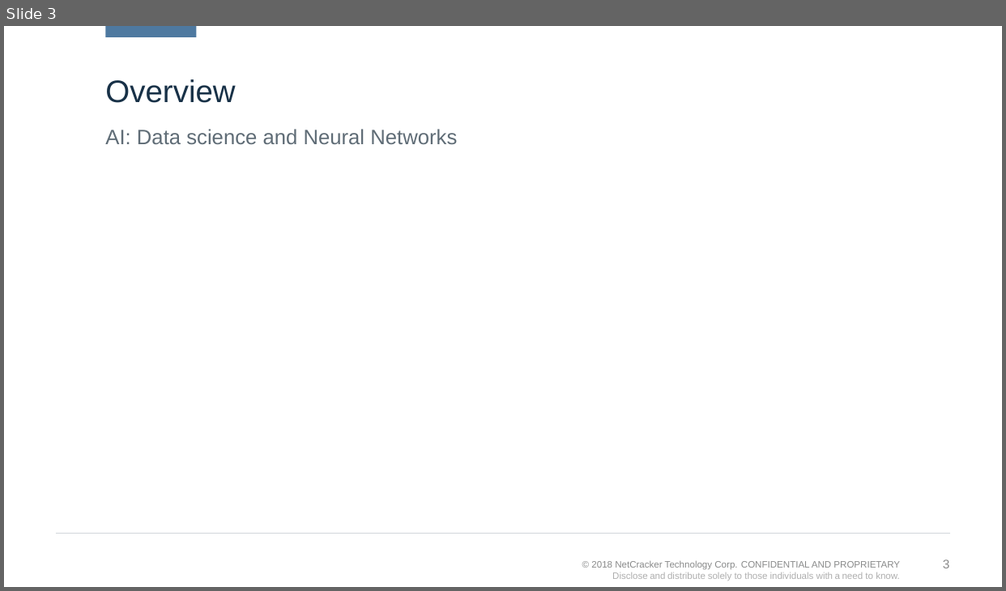
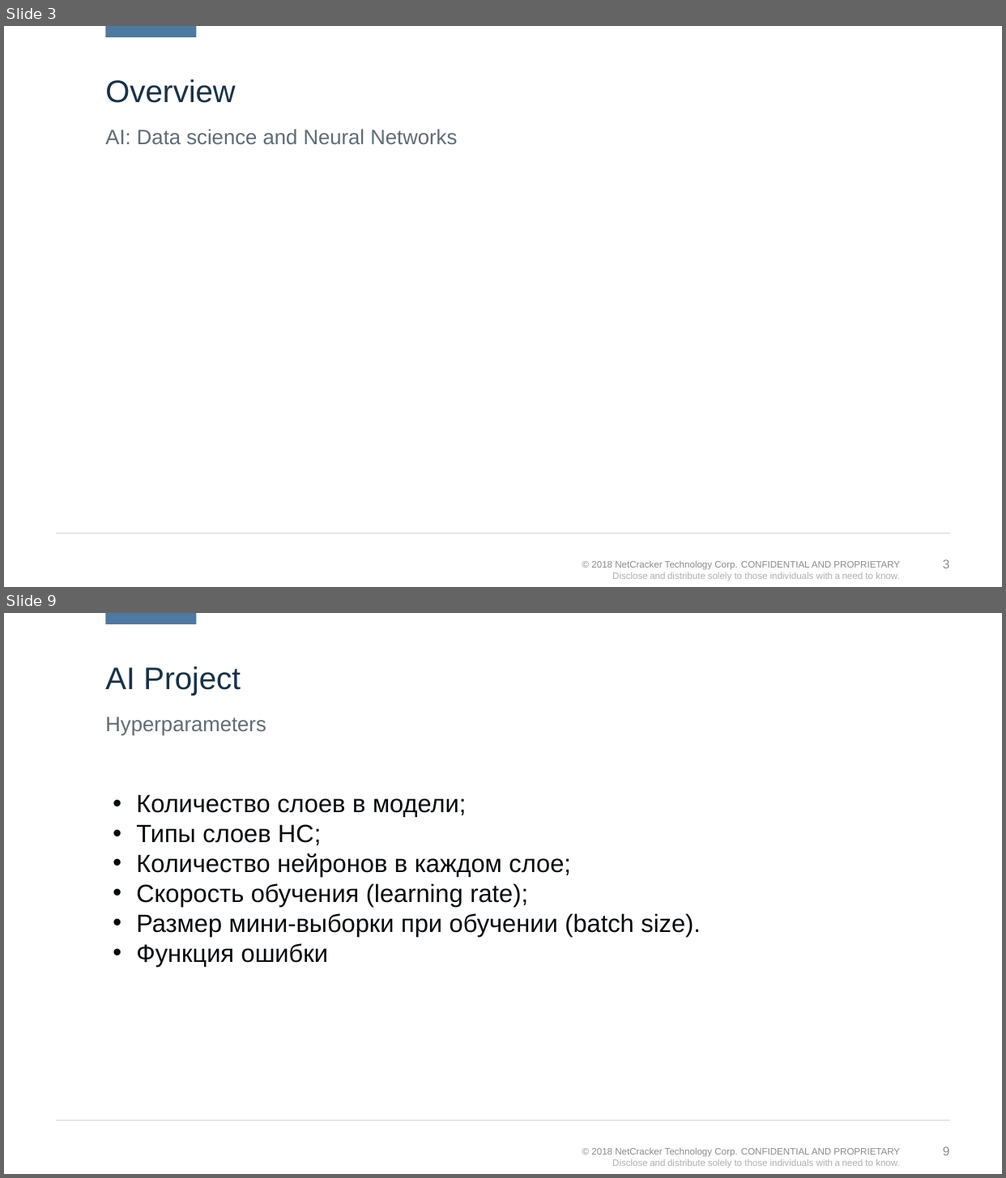
Before and after one commit to kvoloshenko/CLA, a slide deck: CLA_AI_01.pptx. Shown one above the other, each under a label of ours: slide 3 before the commit, slides 3 and 9 after it; the slides between them are not shown. The pictures are 1006x591 and 1006x1178 pixels, drawn with LibreOffice and Linux fonts; fonts in the diff are those of the drawing; background and template pictures are left out. Boxes give left, top, right and bottom in pixels: in the first picture for what was removed or moved away, otherwise in the second. Text is boxed around its words. In the diff, an @@ line names an element or a change of style, - is before the commit and + after.

```diff
--- a/CLA_AI_01.pptx
+++ b/CLA_AI_01.pptx
@@ slide 9 added at [4, 613, 1002, 1174], background #FFFFFF; not listed: 4 template elements that a slide beside it also shows @@
@@ title added at [105, 666, 241, 696], 30 pt, text #183147 @@
+AI Project
@@ text added at [105, 717, 266, 736], 20 pt, text #5F6C76 @@
+Hyperparameters
@@ text added at [136, 794, 701, 967], 24 pt, text #070A0D @@
+• Количество слоев в модели;
+• Типы слоев НС;
+• Количество нейронов в каждом слое;
+• Скорость обучения (learning rate);
+• Размер мини-выборки при обучении (batch size).
+• Функция ошибки
```
Also in this commit, not shown: 1 slide changed, 5 other slides added, 2 slides removed.
